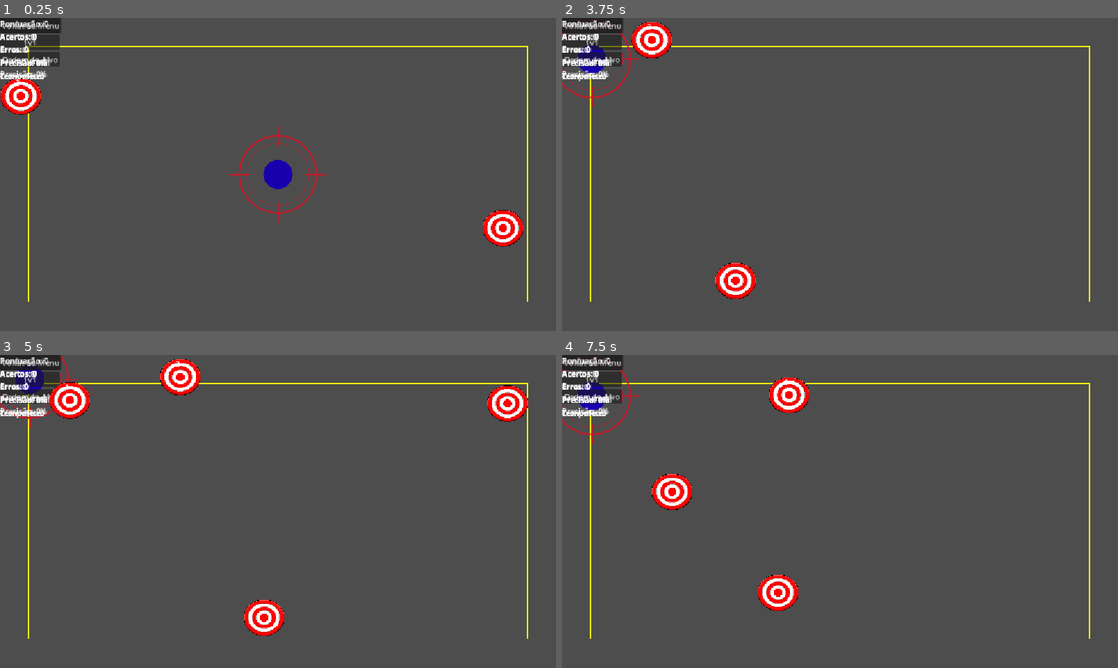
Above: before the commit, frames 1-4 (two rows, left to right).
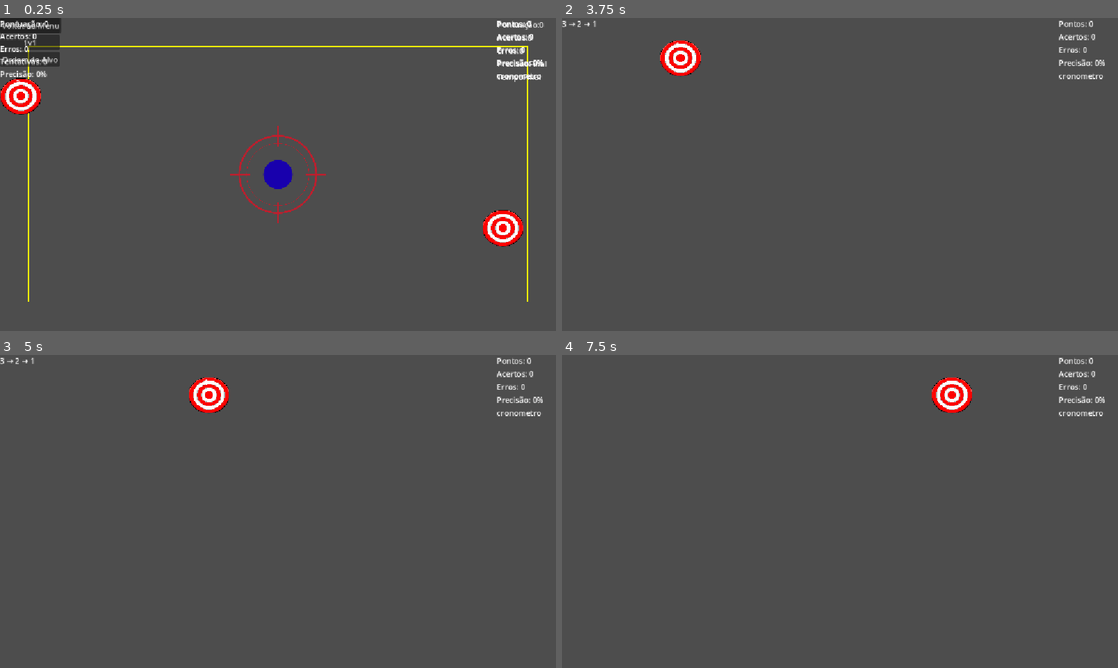
Above: after the commit, the same moments.

Repository: ditoslv/JOGO_CG2VA
Game: Godot game, scene res://main.tscn
The game is run twice, just before and just after one commit, with the same random seed, the same clock (stepped at 60 frames per second) and the same inputs.
Inputs (mouse positions are in pixels of both pictures, inside the frame that each line leads up to):
- Up to frame 1 (0.25 s): no input
- Up to frame 2 (3.75 s): click "Solo" at 0.5 s; click "Solo" at 1.25 s; click "Solo" at 2 s; click "1v1" at 2.75 s; click "Ordem do Alvo" at 3.5 s
- Up to frame 3 (5 s): click (27, 380) at 4.25 s, where only the run before the commit has a clickable "1v1"
- Up to frame 4 (7.5 s): click (589, 395) at 5 s, where only the run before the commit has a clickable "Ordem do Alvo"; click (589, 361) at 5.75 s, where only the run before the commit has a clickable "Solo"; click (589, 380) at 6.5 s, where only the run before the commit has a clickable "1v1"; click (589, 395) at 7.25 s, where only the run before the commit has a clickable "Ordem do Alvo"

The runs differ from the first frame. In frame 1, 1.1% of the frame differs, in the area x 0-99%, y 0-21%; in frame 2, 5.0%; in frame 3, 6.0%, in the area x 0-98%, y 0-91%; in frame 4, 5.8%.

Commit message:
vai ser desfeito.

Diff:
--- a/Resources/Fases/fase_03_rapidos_menores.tres
+++ /dev/null
@@ -1,16 +0,0 @@
-[gd_resource type="Resource" script_class="FaseConfig" load_steps=2 format=3]
-
-[ext_resource type="Script" path="res://scripts/Core/FaseConfig.gd" id="1"]
-
-[resource]
-script = ExtResource("1")
-nome_fase = "Fase 3 - Rapidos e Menores"
-quantidade_alvos_simultaneos = 3
-total_de_alvos = 10
-intervalo_spawn = 1.0
-velocidade_base = 200.0
-direcao_padrao = Vector2(1, 0)
-velocidade_angular_padrao = 0.0
-escala_min_padrao = 0.6
-escala_max_padrao = 0.6
-tempo_de_vida_padrao = 2.5
--- a/Resources/Fases/fase_06_combinacao.tres
+++ /dev/null
@@ -1,16 +0,0 @@
-[gd_resource type="Resource" script_class="FaseConfig" load_steps=2 format=3]
-
-[ext_resource type="Script" uid="uid://ba21s4yrq1pdr" path="res://scripts/Core/FaseConfig.gd" id="1"]
-
-[resource]
-script = ExtResource("1")
-nome_fase = "Fase 6 - Combinação"
-quantidade_alvos_simultaneos = 5
-total_de_alvos = 15
-intervalo_spawn = 0.9
-velocidade_base = 110.0
-direcao_padrao = Vector2(1, -0.4)
-velocidade_angular_padrao = 2.0
-escala_min_padrao = 0.7
-escala_max_padrao = 1.4
-tempo_de_vida_padrao = 3.0
--- /dev/null
+++ b/scenes/modes/solo_mode.tscn
@@ -0,0 +1,16 @@
+[gd_scene load_steps=5 format=3]
+
+[ext_resource type="Script" path="res://scripts/modes/solo_mode.gd" id="1"]
+[ext_resource type="PackedScene" path="res://scenes/Core/GameBase.tscn" id="2"]
+[ext_resource type="PackedScene" path="res://scenes/ui/hud.tscn" id="3"]
+[ext_resource type="PackedScene" path="res://scenes/ui/result_screen.tscn" id="4"]
+
+[node name="SoloMode" type="Node2D"]
+script = ExtResource("1")
+
+[node name="GameBase" parent="." instance=ExtResource("2")]
+
+[node name="HUD" parent="." instance=ExtResource("3")]
+
+[node name="ResultScreen" parent="." instance=ExtResource("4")]
+visible = false
--- a/scenes/ui/hud.tscn
+++ b/scenes/ui/hud.tscn
@@ -12,8 +12,9 @@
 [node name="VBoxContainer" type="VBoxContainer" parent="." unique_id=1769189701]
 custom_minimum_size = Vector2(-5, -5)
 layout_mode = 0
-offset_right = 40.0
-offset_bottom = 40.0
+offset_left = 1029.0
+offset_right = 1134.0
+offset_bottom = 131.0
 
 [node name="LabelPontuacao" type="Label" parent="VBoxContainer" unique_id=238329125]
 layout_mode = 2
--- a/scenes/ui/result_screen.tscn
+++ b/scenes/ui/result_screen.tscn
@@ -11,8 +11,10 @@
 
 [node name="PainelJogador1" type="VBoxContainer" parent="." unique_id=1587306857]
 layout_mode = 0
-offset_right = 40.0
-offset_bottom = 40.0
+offset_left = 1030.0
+offset_top = 2.0
+offset_right = 1133.0
+offset_bottom = 133.0
 
 [node name="LabelPontuaçãoFinal" type="Label" parent="PainelJogador1" unique_id=1135401923]
 layout_mode = 2
--- /dev/null
+++ b/scripts/modes/solo_mode.gd
@@ -0,0 +1,69 @@
+extends Node2D
+class_name SoloMode
+
+## Orquestra as fases do Modo Solo em cima da GameBase compartilhada.
+## Não reimplementa mira, disparo, alvo nem pontuação — só decide
+## QUANDO avançar de fase e QUANDO a rodada termina.
+##
+## O 1v1 (VersusMode, futuro) vai reaproveitar exatamente essa mesma
+## cena/lógica duas vezes, com a mesma lista de fases, em vez de
+## duplicar isso aqui.
+
+## Arraste os .tres de Resources/Fases/, NA ORDEM, no Inspector.
+## Fica de fora do .tscn de propósito: hoje existem fases 3 e 6
+## duplicadas no projeto (fase_03_rapidos_menores vs
+## fase_03_translacao_rapida, fase_06_combinado vs fase_06_combinacao)
+## — escolha uma versão de cada com a equipe antes de preencher isto.
+@export var fases: Array[FaseConfig] = []
+
+@onready var _game_base: GameBase = $GameBase
+@onready var _result_screen: Control = $ResultScreen
+
+var _indice_fase: int = 0
+
+
+func _ready() -> void:
+	_result_screen.visible = false
+	_game_base.fase_concluida.connect(_on_fase_concluida)
+	iniciar_rodada()
+
+
+## Ponto de entrada público. O VersusMode (1v1) também pode chamar
+## isto duas vezes, uma por jogador, desde que troque a lista de
+## `fases` (mesma configuração) entre as duas chamadas.
+func iniciar_rodada() -> void:
+	if fases.is_empty():
+		push_warning("SoloMode: nenhuma fase configurada no Inspector.")
+		return
+
+	_indice_fase = 0
+	_result_screen.visible = false
+	_game_base.resetar_rodada()
+	_iniciar_fase_atual()
+
+
+func _iniciar_fase_atual() -> void:
+	if _indice_fase >= fases.size():
+		_finalizar_rodada()
+		return
+	_game_base.iniciar_fase(fases[_indice_fase])
+
+
+func _on_fase_concluida() -> void:
+	_indice_fase += 1
+	_iniciar_fase_atual()
+
+
+func _finalizar_rodada() -> void:
+	var resultado := ScoreSystem.obter_resultado_final()
+	_result_screen.visible = true
+
+	# Chamada defensiva: result_screen.gd ainda não tem esse método
+	# (a Pessoa 2 vai adicionar). Sem essa checagem, o Solo quebraria
+	# até lá. Assim que ela implementar mostrar_resultado(dados), o
+	# Solo passa a alimentar a tela automaticamente, sem eu tocar
+	# neste arquivo de novo.
+	if _result_screen.has_method("mostrar_resultado"):
+		_result_screen.mostrar_resultado(resultado)
+	else:
+		push_warning("SoloMode: ResultScreen ainda não implementa mostrar_resultado(dados).")
Not shown, added: scripts/modes/solo_mode.gd.uid
